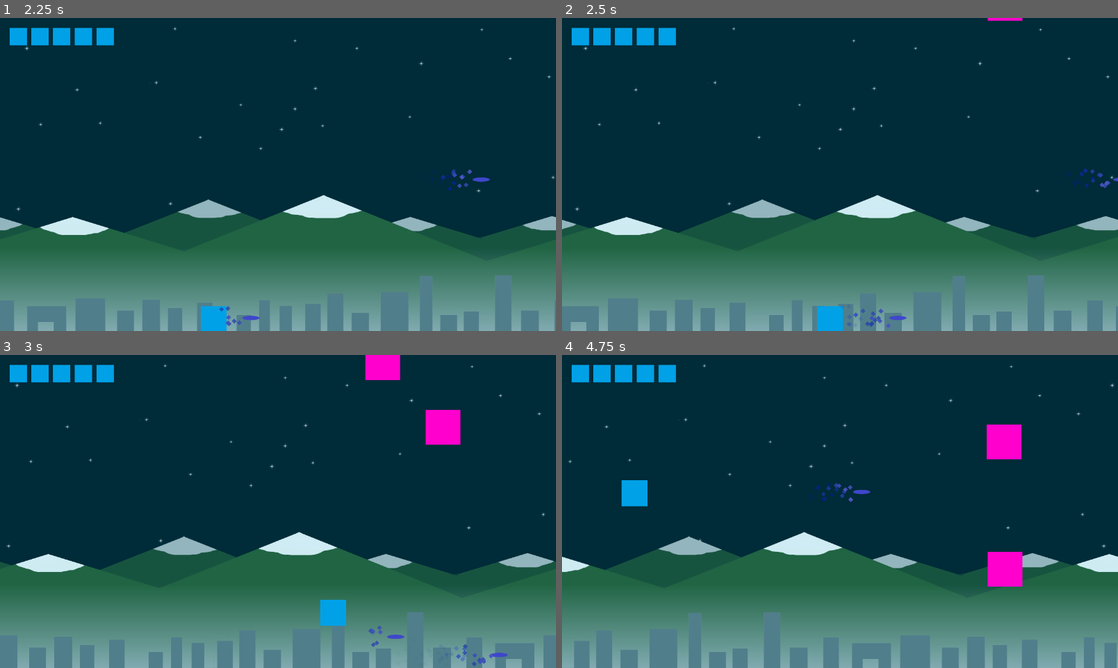
Above: before the commit, frames 1-4 (two rows, left to right).
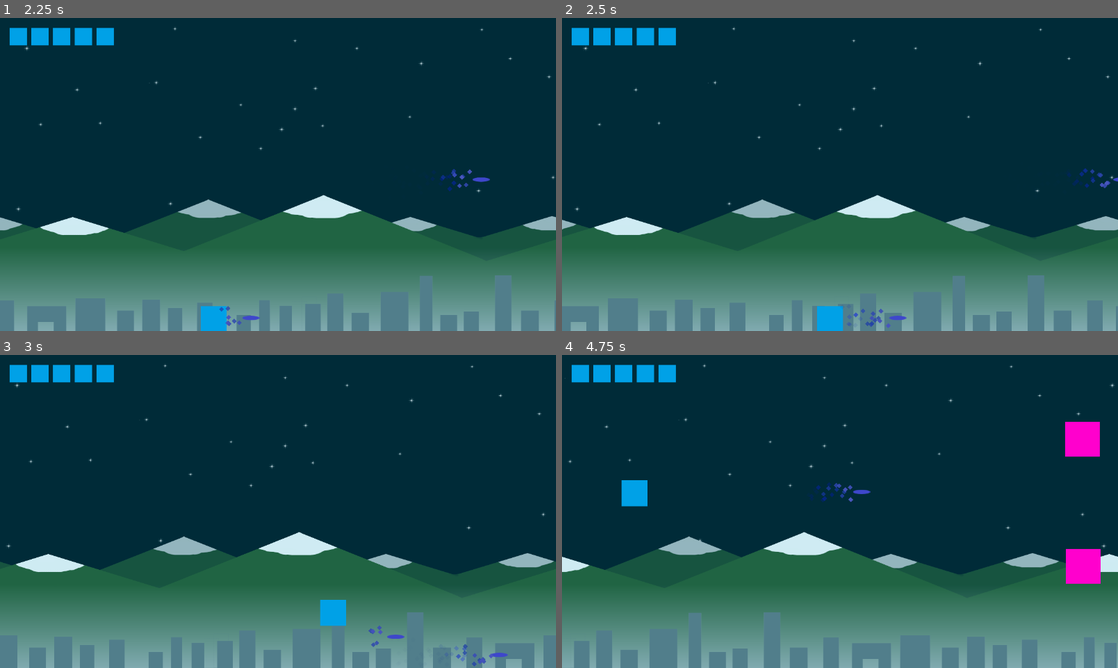
Above: after the commit, the same moments.

Repository: Gaetz/gd-Schmup
Game: Godot game, scene res://Main.tscn
Two runs of this game, one before a commit and one after it. Both use one fixed random seed, a clock stepped at 60 frames per second and the inputs below.
Inputs:
- Up to frame 1 (2.25 s): hold Right (ui_right) 0.53-1.28 s; tap Space (fire) at 0.6, 1.35, 2.1 s; hold Down (ui_down) 1.28-2.03 s; hold Right (ui_right) from 2.03 s (still down)
- Up to frame 2 (2.5 s): keep holding Right (ui_right)
- Up to frame 3 (3 s): release Right (ui_right) at 2.78 s; hold Up (ui_up) from 2.78 s (still down); tap Space (fire) at 2.85 s
- Up to frame 4 (4.75 s): release Up (ui_up) at 3.53 s; hold Left (ui_left) from 3.53 s (still down); tap Space (fire) at 3.6, 4.35 s

Frame 1 is identical in both runs. In frame 2, less than 0.1% of the frame differs, in the area x 76-83%, y 0-1%; in frame 3, 1.2%; in frame 4, 2.8%, in the area x 76-97%, y 21-74%.

Commit message:
Waves ok

Diff:
--- a/LD.gd
+++ b/LD.gd
@@ -6,15 +6,17 @@
 	{ "id": 1, "path": "waves/Wave1.tscn", "timing": 10 }
 ]
 var triggered_waves = [] # ids of triggered waves
-var current_wave
+
 
 func _ready():
+	# Load, instanciate and store each wave
 	for wave in waves:
 		var path = "res://"+wave["path"]
 		var scene = load(path)
 		wave["scene"] = scene.instance()
 
 func _process(delta):
+	# Trigger each wave with the proper timing
 	counter += delta
 	for wave in waves:
 		if counter >= wave["timing"] and (not triggered_waves.has(wave["id"])):
--- a/Main.tscn
+++ b/Main.tscn
@@ -1,9 +1,9 @@
 [gd_scene load_steps=5 format=2]
 
 [ext_resource path="res://scripts/Main.gd" type="Script" id=1]
-[ext_resource path="res://objets/Player.tscn" type="PackedScene" id=2]
-[ext_resource path="res://objets/Background.tscn" type="PackedScene" id=3]
-[ext_resource path="res://objets/UI.tscn" type="PackedScene" id=4]
+[ext_resource path="res://objects/Player.tscn" type="PackedScene" id=2]
+[ext_resource path="res://objects/Background.tscn" type="PackedScene" id=3]
+[ext_resource path="res://objects/UI.tscn" type="PackedScene" id=4]
 
 [node name="Main" type="Node2D"]
 
--- a/objets/Player.tscn
+++ b/objects/Player.tscn
@@ -1,8 +1,10 @@
 [gd_scene load_steps=5 format=2]
 
 [ext_resource path="res://Scripts/Player.gd" type="Script" id=1]
-[ext_resource path="res://objets/Bullet.tscn" type="PackedScene" id=2]
+[ext_resource path="res://objects/Bullet.tscn" type="PackedScene" id=2]
 [ext_resource path="res://sprites/ship.png" type="Texture" id=3]
+
+
 
 
 
--- a/scripts/Enemy.gd
+++ b/scripts/Enemy.gd
@@ -1,6 +1,6 @@
 extends Area2D
 
-enum Entry { RIGHT, UP, DOWN, LEFT }
+enum Entry { NONE, RIGHT, UP, DOWN, LEFT }
 enum Exit { NONE, RIGHT, UP, DOWN, LEFT }
 enum Phase { WAITING, ENTRY, MAIN, EXIT }
 
@@ -98,17 +98,17 @@
 			position.x += transition_speed * delta
 		else:
 			queue_free()
-	if exit == Exit.UP:
+	elif exit == Exit.UP:
 		if position.y > target_position.y:
 			position.y -= transition_speed * delta
 		else:
 			queue_free()
-	if exit == Exit.DOWN:
+	elif exit == Exit.DOWN:
 		if position.y < target_position.y:
 			position.y += transition_speed * delta
 		else:
 			queue_free()
-	if exit == Exit.RIGHT:
+	elif exit == Exit.LEFT:
 		if position.x > target_position.x:
 			position.x -= transition_speed * delta
 		else:
--- a/waves/Wave0.tscn
+++ b/waves/Wave0.tscn
@@ -1,15 +1,14 @@
 [gd_scene load_steps=3 format=2]
 
 [ext_resource path="res://waves/Wave.tscn" type="PackedScene" id=1]
-[ext_resource path="res://objets/Enemy.tscn" type="PackedScene" id=2]
-
+[ext_resource path="res://objects/Enemy.tscn" type="PackedScene" id=2]
 
 [node name="Wave" index="0" instance=ExtResource( 1 )]
 
 [node name="Enemy" parent="." index="0" instance=ExtResource( 2 )]
 
 position = Vector2( 1017.62, 193.63 )
-time_on_screen = 3
+time_on_screen = 3.0
 entry = 1
 exit = 2
 entry_order = 0
@@ -18,7 +17,7 @@
 [node name="Enemy2" parent="." index="1" instance=ExtResource( 2 )]
 
 position = Vector2( 881.294, 338.043 )
-time_on_screen = 3
+time_on_screen = 3.0
 entry = 1
 exit = 3
 entry_order = 0
@@ -28,7 +27,7 @@
 
 position = Vector2( 1019.89, 486 )
 _sections_unfolded = [ "Transform" ]
-time_on_screen = 3
+time_on_screen = 3.0
 entry = 1
 exit = 2
 entry_order = 0
--- a/waves/Wave1.tscn
+++ b/waves/Wave1.tscn
@@ -1,15 +1,15 @@
 [gd_scene load_steps=3 format=2]
 
 [ext_resource path="res://waves/Wave.tscn" type="PackedScene" id=1]
-[ext_resource path="res://objets/Enemy.tscn" type="PackedScene" id=2]
+[ext_resource path="res://objects/Enemy.tscn" type="PackedScene" id=2]
 
-[node name="Wave1" index="0" instance=ExtResource( 1 )]
+[node name="Wave1" instance=ExtResource( 1 )]
 
 [node name="Enemy" parent="." index="0" instance=ExtResource( 2 )]
 
 position = Vector2( 866.595, 77.437 )
 time_on_screen = 7.0
-entry = 1
+entry = 2
 exit = 4
 entry_order = 0
 transition_speed = 600.0
@@ -18,7 +18,7 @@
 
 position = Vector2( 1024.49, 217.874 )
 time_on_screen = 7.5
-entry = 1
+entry = 2
 exit = 4
 entry_order = 0
 transition_speed = 600.0
@@ -27,6 +27,7 @@
 
 position = Vector2( 1196.73, 367.564 )
 time_on_screen = 8.0
+entry = 1
 exit = 4
 entry_order = 0
 transition_speed = 600.0
@@ -35,7 +36,7 @@
 
 position = Vector2( 1026.54, 513.153 )
 time_on_screen = 7.5
-entry = 2
+entry = 3
 exit = 4
 entry_order = 0
 transition_speed = 600.0
@@ -44,7 +45,7 @@
 
 position = Vector2( 878.899, 648.489 )
 time_on_screen = 7.0
-entry = 2
+entry = 3
 exit = 4
 entry_order = 0
 transition_speed = 600.0
Renamed: objets/Background.tscn -> objects/Background.tscn
Renamed: objets/Bullet.tscn -> objects/Bullet.tscn
Renamed: objets/Enemy.tscn -> objects/Enemy.tscn
Renamed: objets/UI.tscn -> objects/UI.tscn
